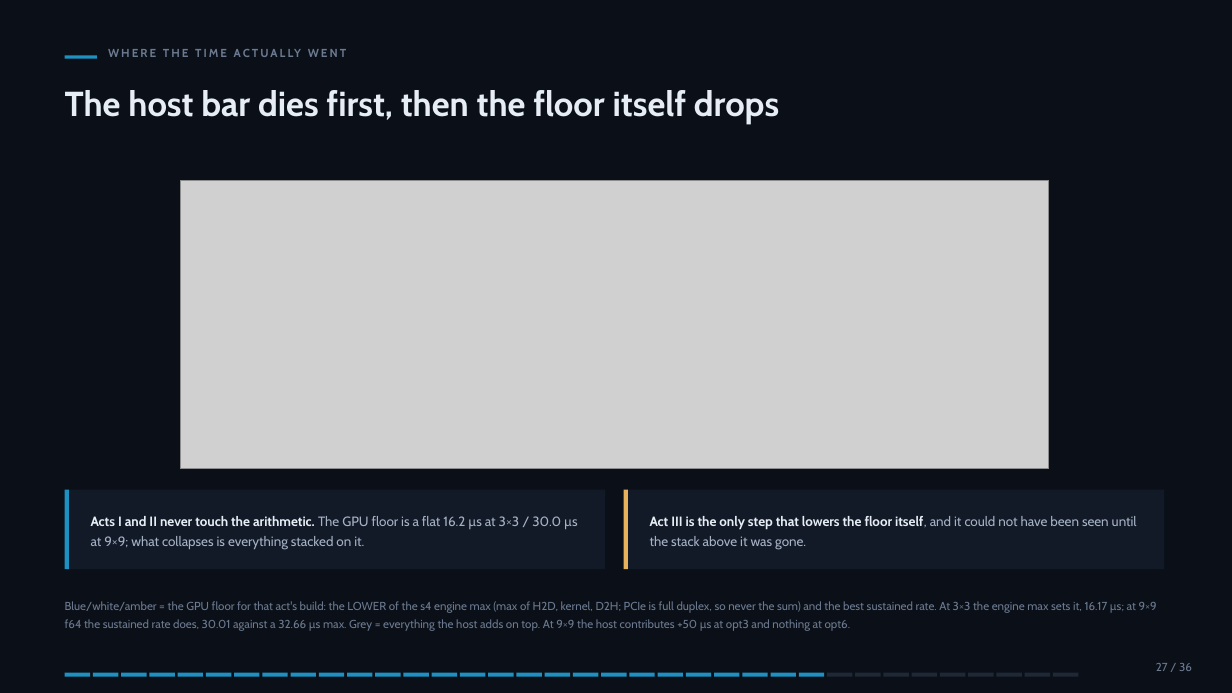
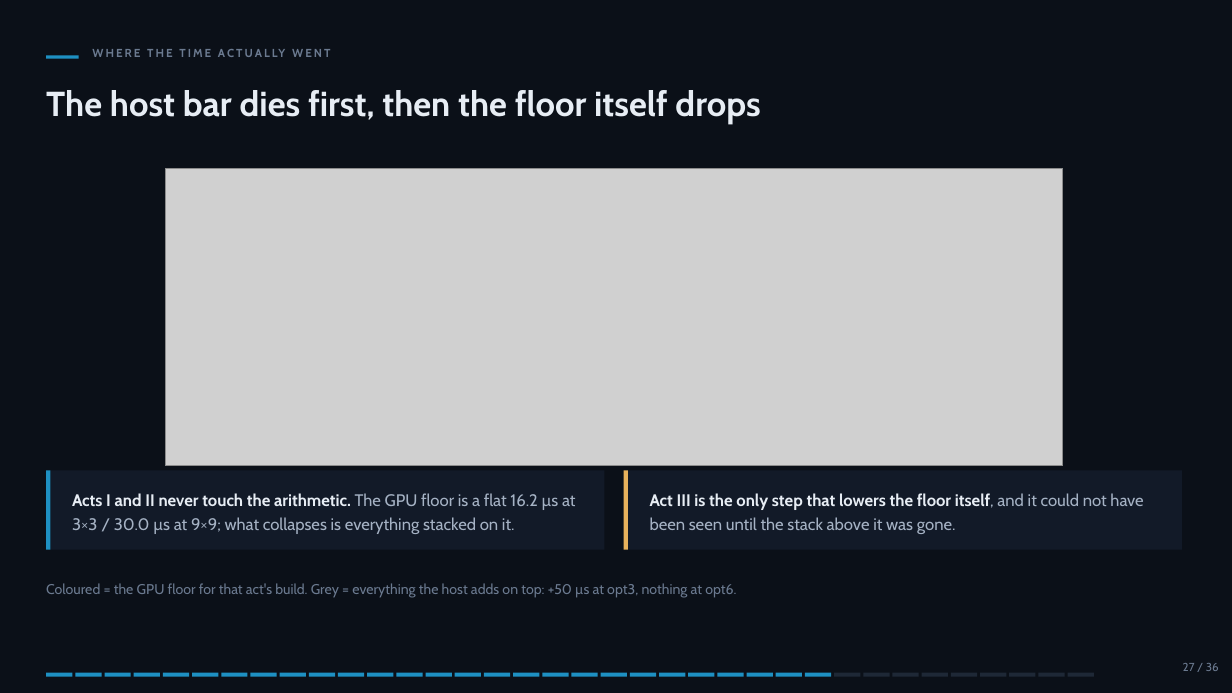
Before and after one commit to slsdetectorgroup/aare, a slide deck: slide 32 of docs/cf_cuda_performance.pptx. Drawn at 1232x693 pixels with LibreOffice and Linux fonts; fonts in the diff are those of the drawing; grey boxes stand for pictures. Boxes give left, top, right and bottom in pixels: in the first picture for what was removed or moved away, otherwise in the second. Text is boxed around its words. In the diff, an @@ line names an element or a change of style, - is before the commit and + after.

```diff
--- a/docs/cf_cuda_performance.pptx
+++ b/docs/cf_cuda_performance.pptx
@@ text "WHERE THE TIME ACTUALLY WENT": place and size @@
-text "WHERE THE TIME ACTUALLY WENT" at (65, 90, 121, 117)
+text "WHERE THE TIME ACTUALLY WENT" at (46, 90, 102, 117)
@@ rectangle: place and size @@
-rectangle at (65, 55, 97, 59)
+rectangle at (46, 55, 79, 59)
@@ text "The host bar dies first, ...": place and size @@
-text "The host bar dies first, ..." at (128, 90, 779, 124)
+text "The host bar dies first, ..." at (110, 90, 760, 124)
@@ picture: place and size @@
-picture at (180, 180, 1049, 469)
+picture at (165, 168, 1063, 466)
@@ rectangle: place and size @@
-rectangle at (65, 490, 68, 569)
+rectangle at (46, 470, 50, 550)
@@ rectangle: place and size @@
-rectangle at (68, 490, 604, 569)
+rectangle at (51, 470, 605, 550)
@@ rectangle: place and size @@
-rectangle at (624, 490, 628, 569)
+rectangle at (624, 470, 628, 550)
@@ rectangle: place and size @@
-rectangle at (628, 490, 1164, 569)
+rectangle at (628, 470, 1182, 550)
@@ text "Acts I and II never ..." at (72, 493, 575, 534): size 10.5 to 13 pt @@
@@ text "Acts I and II never ...": place and size @@
-text "Acts I and II never ..." at (91, 516, 578, 549)
+text "Acts I and II never ..." at (72, 493, 575, 534)
@@ text "Act III is the only ...": place and size @@
-text "Act III is the only ..." at (650, 516, 1137, 549)
+text "Act III is the only ..." at (650, 493, 1143, 534)
@@ text "Act III is the only ..." at (650, 493, 1143, 534): size 10.5 to 13 pt @@
@@ text at (46, 583, 736, 598): text changed; size 9 to 11 pt @@
-Blue/white/amber = the GPU floor for that act's build: the LOWER of the s4 engine max (max of H2D, kernel, D2H; PCIe is full duplex, so never the sum) and the best sustained rate. At 3×3 the engine max sets it, 16.17 µs; at 9×9 f64 the sustained rate does, 30.01 against a 32.66 µs max. Grey = everything the host adds on top. At 9×9 the host contributes +50 µs at opt3 and nothing at opt6.
+Coloured = the GPU floor for that act's build. Grey = everything the host adds on top: +50 µs at opt3, nothing at opt6.
@@ rectangle: place and size @@
-rectangle at (65, 673, 91, 677)
+rectangle at (46, 673, 72, 677)
@@ 6 rectangles: place and size @@
-6 rectangles at (93, 673, 260, 677)
+6 rectangles at (76, 673, 247, 677)
@@ 6 rectangles: place and size @@
-6 rectangles at (262, 673, 430, 677)
+6 rectangles at (250, 673, 422, 677)
@@ 4 rectangles: place and size @@
-4 rectangles at (432, 673, 543, 677)
+4 rectangles at (426, 673, 539, 677)
@@ 4 rectangles: place and size @@
-4 rectangles at (742, 673, 882, 677)
+4 rectangles at (747, 673, 889, 677)
@@ 5 rectangles: place and size @@
-5 rectangles at (827, 673, 994, 677)
+5 rectangles at (835, 673, 1006, 677)
@@ 3 rectangles: place and size @@
-3 rectangles at (996, 673, 1079, 677)
+3 rectangles at (1009, 673, 1093, 677)
@@ text "27 / 36": place and size @@
-text "27 / 36" at (1156, 663, 1192, 671)
+text "27 / 36" at (1183, 663, 1219, 671)
```
Also in this commit, not shown: 54 other slides changed, 34 other files.
